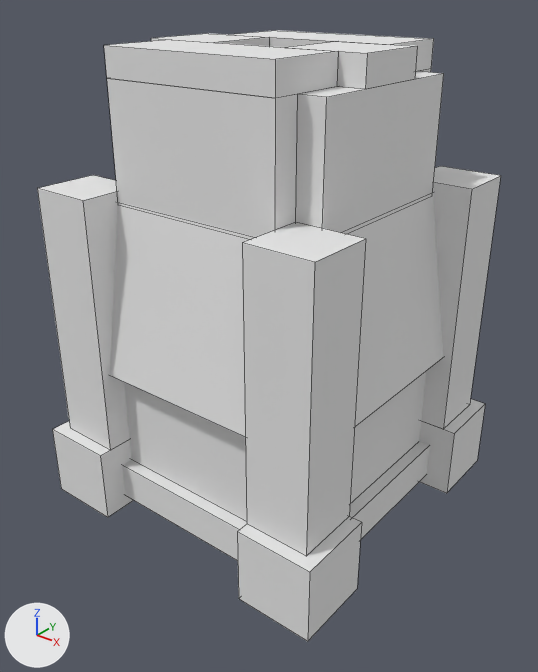
Two versions of the OBJ model src/main/resources/assets/immersiveindustry/models/block/multiblocks/crucible.obj, one commit apart.
One viewpoint serves both versions: a camera (50 mm lens) standing at (4.65, -5.79, 3.95) and looking at (0.58, -0.7, 0.79). The lights are fixed; the arrows at lower left show +X, +Y and +Z. Mesh edges are drawn as thin lines. Where no turn or scale is listed for an object, it has been applied to the vertices.

In view in the first picture: 'base', 'bottom', 'c1p1', 'c1p3', 'c2p3', 'c4p1', 'c4p3', 'cap5', 'cap6', 'cap7', 'cap8', 'top1', 'top4', 'wall1', 'wall4'.
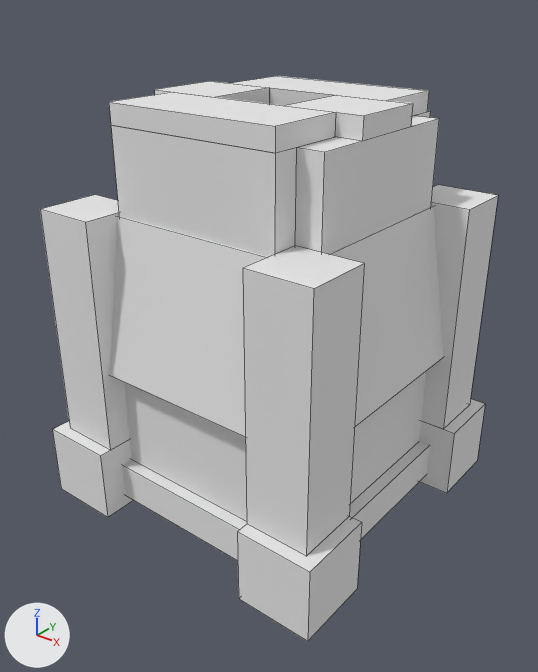
Commit message: crucible model

The edits, one by one:
me_c1p3 has 8 vertices, 5 faces and spans x 1.38..2.0, y -2.0..-1.37, z -0.25..2.25.
me_c1p3 is used by ob_c1p3; location (0.0, 0.0, 0.0).
me_c1p3 part 1: the whole mesh is scaled about its middle by (1, 1, 0.925), then moved by (0.0, 0.0, -0.09).
me_c2p3 has 8 vertices, 5 faces and spans x 1.38..2.0, y 0.37..1.0, z -0.25..2.25.
me_c2p3 is used by ob_c2p3; location (0.0, 0.0, 0.0).
me_c2p3 part 2: the whole mesh is scaled about its middle by (1, 1, 0.925), then moved by (0.0, 0.0, -0.09).
me_c4p3 has 8 vertices, 5 faces and spans x -1.0..-0.38, y -2.0..-1.37, z -0.25..2.25.
me_c4p3 is used by ob_c4p3; location (0.0, 0.0, 0.0).
me_c4p3 part 3: the whole mesh is scaled about its middle by (1, 1, 0.925), then moved by (0.0, 0.0, -0.09).
me_cap5 has 8 vertices, 6 faces and spans x -0.38..1.38, y -0.12..0.63, z 3.19..3.44.
me_cap5 is used by ob_cap5; location (0.0, 0.0, 0.0).
me_cap5 part 4: the whole mesh is scaled about its middle by (1, 1, 0.75), then moved by (0.0, 0.0, -0.41).
me_cap6 has 8 vertices, 6 faces and spans x -0.625..0.125, y -0.875..-0.125, z 3.188..3.438.
me_cap6 is used by ob_cap6; location (0.0, 0.0, 0.0).
me_cap6 part 5: the whole mesh is scaled about its middle by (1, 1, 0.75), then moved by (0.0, 0.0, -0.406).
me_cap7 has 8 vertices, 6 faces and spans x -0.38..1.38, y -1.62..-0.87, z 3.19..3.44.
me_cap7 is used by ob_cap7; location (0.0, 0.0, 0.0).
me_cap7 part 6: the whole mesh is scaled about its middle by (1, 1, 0.75), then moved by (0.0, 0.0, -0.41).
me_cap8 has 8 vertices, 6 faces and spans x 0.875..1.625, y -0.875..-0.125, z 3.188..3.438.
me_cap8 is used by ob_cap8; location (0.0, 0.0, 0.0).
me_cap8 part 7: the whole mesh is scaled about its middle by (1, 1, 0.75), then moved by (0.0, 0.0, -0.406).
me_top1 has 8 vertices, 6 faces and spans x 1.38..1.62, y -1.37..0.38, z 2.12..3.19.
me_top1 is used by ob_top1; location (0.0, 0.0, 0.0).
me_top1 part 8: the whole mesh is scaled about its middle by (1, 1, 0.765), then moved by (0.0, 0.0, -0.25).
me_top3 has 8 vertices, 6 faces and spans x -0.38..1.38, y 0.38..0.63, z 2.12..3.19.
me_top3 is used by ob_top3; location (0.0, 0.0, 0.0).
me_top3 part 9: the whole mesh is scaled about its middle by (1, 1.25, 0.765), then moved by (0.0, 0.03, -0.25).
me_top4 has 8 vertices, 6 faces and spans x -0.38..1.38, y -1.62..-1.37, z 2.12..3.19.
me_top4 is used by ob_top4; location (0.0, 0.0, 0.0).
me_top4 part 10: the whole mesh is scaled about its middle by (1, 1, 0.765), then moved by (0.0, 0.0, -0.25).
me_wall1 has 8 vertices, 6 faces and spans x 1.26..1.91, y -1.62..0.63, z 0.49..2.15.
me_wall1 is used by ob_wall1; location (0.0, 0.0, 0.0).
Before the commit, vertices of me_wall1: 4 (1.63, 0.63, 2.15), 5 (1.63, -1.62, 2.15), 6 (1.26, 0.63, 2.09), 7 (1.26, -1.62, 2.09).
Part 11, on me_wall1:
Vertices 4 to 7 of me_wall1 move by (0.02, 0.0, -0.12).
me_wall4 has 8 vertices, 6 faces and spans x -0.62..1.62, y -1.91..-1.26, z 0.49..2.15.
me_wall4 is used by ob_wall4; location (0.0, 0.0, 0.0).
Before the commit, vertices of me_wall4: 4 (1.62, -1.63, 2.15), 5 (-0.62, -1.63, 2.15), 6 (1.62, -1.26, 2.09), 7 (-0.62, -1.26, 2.09).
Part 12, on me_wall4:
Vertices 4 to 7 of me_wall4 move by (0.0, -0.02, -0.12).

Where the change shows, as pixel boxes (x1, y1, x2, y2) in the pictures (538 x 672 px):
'c1p3', mesh rescaled (7% shorter)
    before: (242, 222, 366, 556)
    after: (243, 246, 364, 556)
'top4', mesh rescaled (17% shorter)
    before: (107, 78, 298, 238)
    after: (111, 125, 297, 257)
'wall4', reshaped
    before: (110, 202, 255, 437)
    after: (110, 216, 267, 437)
'top1', mesh rescaled (15% shorter)
    before: (296, 71, 444, 233)
    after: (295, 116, 439, 254)
'cap7', mesh rescaled
    before: (104, 39, 339, 98)
    after: (109, 92, 336, 153)
'c4p3', mesh rescaled (7% shorter)
    before: (37, 175, 130, 450)
    after: (40, 195, 130, 450)
'wall1', reshaped
    before: (342, 193, 443, 426)
    after: (329, 206, 443, 426)
'c2p3', mesh rescaled (7% shorter)
    before: (421, 166, 501, 429)
    after: (421, 185, 498, 429)
'cap8', mesh rescaled
    before: (287, 41, 418, 89)
    after: (285, 95, 413, 141)
'cap5', mesh rescaled
    before: (229, 30, 434, 72)
    after: (232, 76, 429, 116)
'cap6', mesh rescaled
    before: (151, 33, 270, 46)
    after: (155, 81, 270, 104)
'top3', mesh rescaled
    before: (420, 69, 431, 72)
    after: (414, 111, 431, 117)
